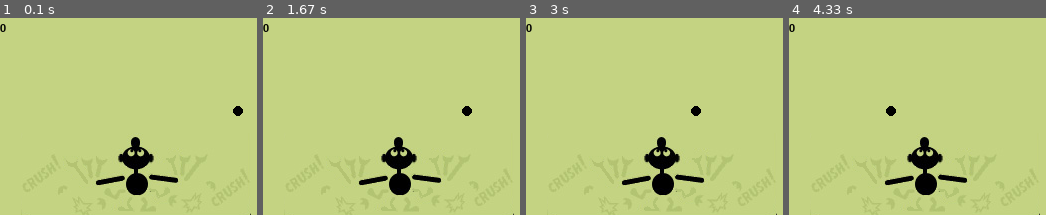
Above: before the commit, frames 1-4 (left to right).
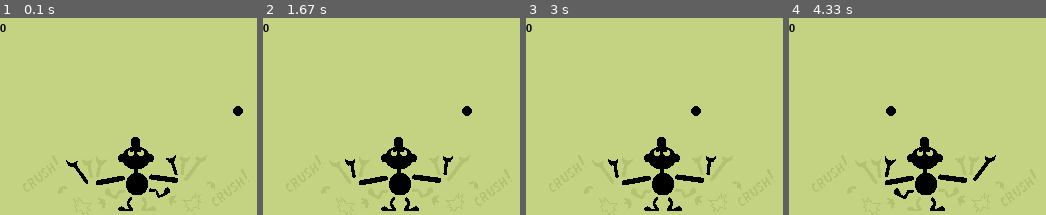
Above: after the commit, the same moments.

Repository: b0ggyb33/mrgameandwatch
Game: pygame game, started from pygameInterface.py
The game is run twice, just before and just after one commit, with the same random seed, the same clock (stepped at 60 frames per second) and the same inputs. The source is Python 2; it was converted automatically to run under Python 3.
Inputs:
- Up to frame 1 (0.1 s): no input
- Up to frame 2 (1.67 s): hold Right 0.33-0.8 s; hold Right 0.83-1.3 s; hold Left from 1.33 s (still down)
- Up to frame 3 (3 s): release Left at 1.87 s; hold Left 1.9-2.3 s; hold Right 2.33-2.97 s
- Up to frame 4 (4.33 s): hold Left 3-3.47 s; hold Right 3.5-3.97 s; hold Right from 4 s (still down)

The runs differ from the first frame. In frame 1, 1.2% of the frame differs, in the area x 25-98%, y 60-100%; in frame 2, 1.2%; in frame 3, 1.2%; in frame 4, 1.3%, in the area x 37-98%, y 60-100%.

Commit message:
artwork for mr game and watch finished

Diff:
--- a/World.py
+++ b/World.py
@@ -12,6 +12,7 @@
         self.mgw = Actors.MrGameAndWatch((0,2),directions['LEFT'])
         self.score=0
         self.speed=30
+        self.crash=0
 
     def tick(self):
         self.time+=1
@@ -44,11 +45,12 @@
 
 
 
-    def triggerEndGame(self):
-        self.score = 0
+    def triggerEndGame(self,direction):
+        self.crash = direction
 
     def checkBallStatus(self):
-        if not all([ball.live for ball in self.balls]):
-           self.triggerEndGame()
-           return True
+        for ball in self.balls:
+            if not ball.live:
+                self.triggerEndGame(ball.velocity)
+                return True
         return False
--- a/renderer.py
+++ b/renderer.py
@@ -29,10 +29,18 @@
         self.mgwColour=BLACK
 
         self.mgwImage = pygame.image.load(os.path.join("art","mrGameAndWatch.png"))
+        mgwRight = pygame.image.load(os.path.join("art","mgw_right.png"))
+        mgwLeft = pygame.image.load(os.path.join("art","mgw_left.png"))
+        mgwMiddle = pygame.image.load(os.path.join("art","mgw_middle.png"))
+        self.mgwPositions = [mgwLeft, mgwMiddle, mgwRight]
+        self.mgwImageLocation = (self.width/2 - self.mgwImage.get_width()/2,self.height - self.mgwImage.get_height())
+
+        self.crashLeft = pygame.image.load(os.path.join("art","crash_left.png"))
+        self.crashRight = pygame.image.load(os.path.join("art","crash_right.png"))
 
         self.surface = pygame.Surface(self.screen.get_size())
 
-        self.positions={}
+        self.positions={0:[],1:[],2:[]}
         for name,value in World.positions.items():
             self.positions[name]=value*self.width/float(len(World.positions))
 
@@ -50,6 +58,7 @@
         self.renderScore()
         self.renderBalls()
         self.renderMGW()
+        self.renderCrash()
 
         self.screen.blit(self.surface,(0,0))
 
@@ -67,8 +76,17 @@
             location=int(ball.position *self.width/float(World.positions['RIGHT']+1)) , self.height/2
             pygame.draw.circle(self.surface,self.ballColour,location,self.ballRadius)
 
+    def renderCrash(self):
+        if self.world.crash != 0:
+            #crash has occured
+            if self.world.crash>0: #RHS
+                self.surface.blit(self.crashRight,self.mgwImageLocation)
+            else:
+                self.surface.blit(self.crashLeft,self.mgwImageLocation)
 
     def renderMGW(self):
         mgw = self.world.mgw
+        mgwImageCopy = self.mgwImage.copy()
+        mgwImageCopy.blit(self.mgwPositions[mgw.position],(0,0))
 
-        self.surface.blit(self.mgwImage,(self.width/2 - self.mgwImage.get_width()/2,self.height - self.mgwImage.get_height()))
+        self.surface.blit(mgwImageCopy,self.mgwImageLocation)
Binary file added: art/crash_left.png
Binary file added: art/crash_right.png
Binary file added: art/mgw_left.png
Binary file added: art/mgw_middle.png
Binary file added: art/mgw_right.png
Binary file changed: art/mrGameAndWatch.png
Not shown, changed: art/mrGameAndWatch.xcf
